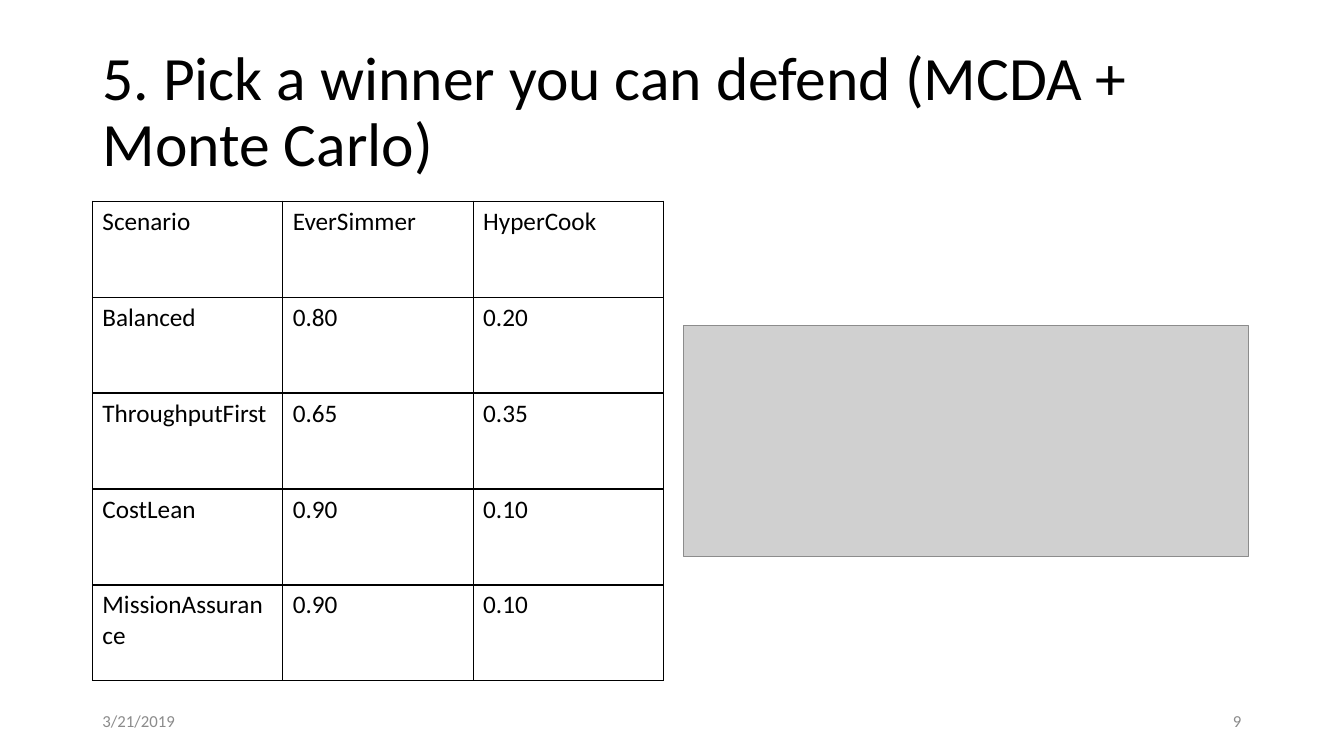
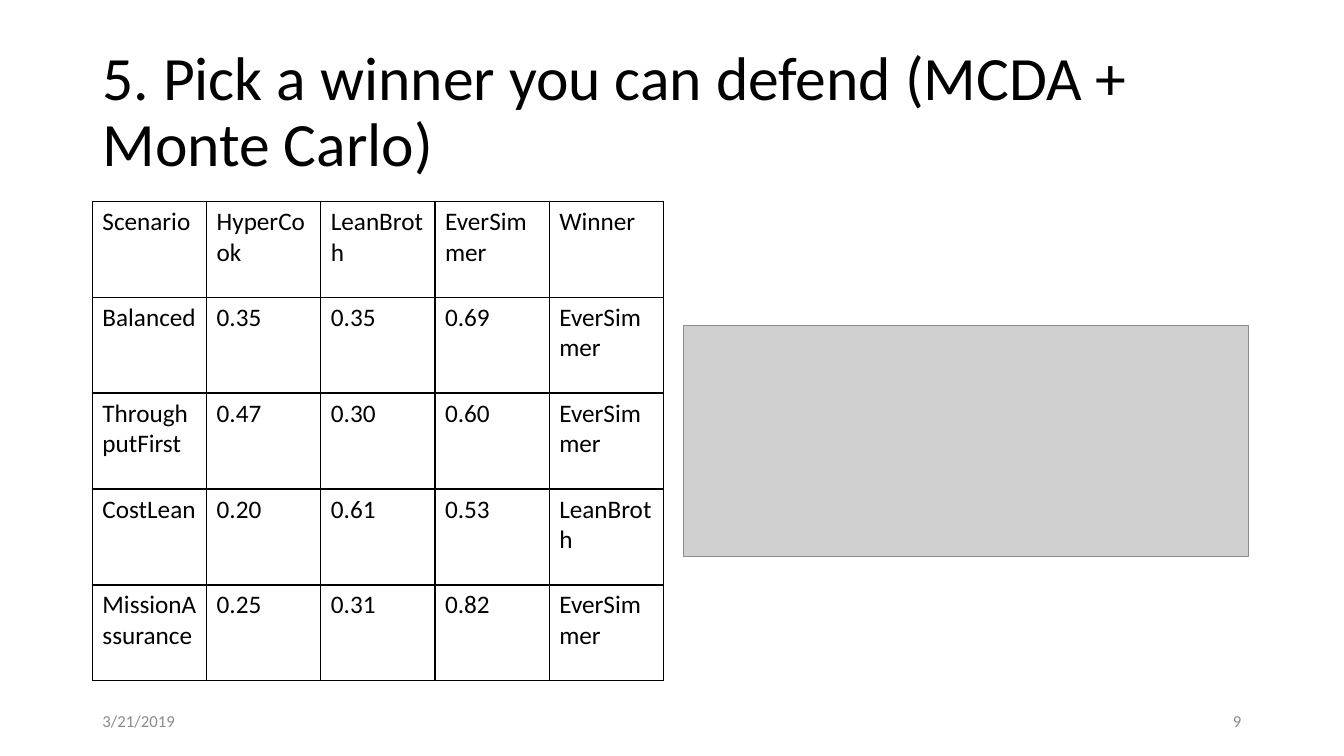
Before and after one commit to mathworks/system-composer-rflp-reference-example, a slide deck: slide 9 of docs/deliverables/GalacticSoupTradeDeck.pptx. Drawn at 1344x756 pixels with LibreOffice and Linux fonts; fonts in the diff are those of the drawing; grey boxes stand for pictures. Boxes give left, top, right and bottom in pixels: in the first picture for what was removed or moved away, otherwise in the second. Text is boxed around its words. In the diff, an @@ line names an element or a change of style, - is before the commit and + after.

```diff
--- a/docs/deliverables/GalacticSoupTradeDeck.pptx
+++ b/docs/deliverables/GalacticSoupTradeDeck.pptx
@@ table at (93,202,662,682) @@
-column 2: EverSimmer | 0.80 | 0.65 | 0.90 | 0.90
-column 3: HyperCook | 0.20 | 0.35 | 0.10 | 0.10
+column 2: HyperCook | 0.35 | 0.47 | 0.20 | 0.25
+column 3: LeanBroth | 0.35 | 0.30 | 0.61 | 0.31
+column 4: EverSimmer | 0.69 | 0.60 | 0.53 | 0.82
+column 5: Winner | EverSimmer | EverSimmer | LeanBroth | EverSimmer
```
Also in this commit, not shown: 5 other slides changed, 13 other files.
